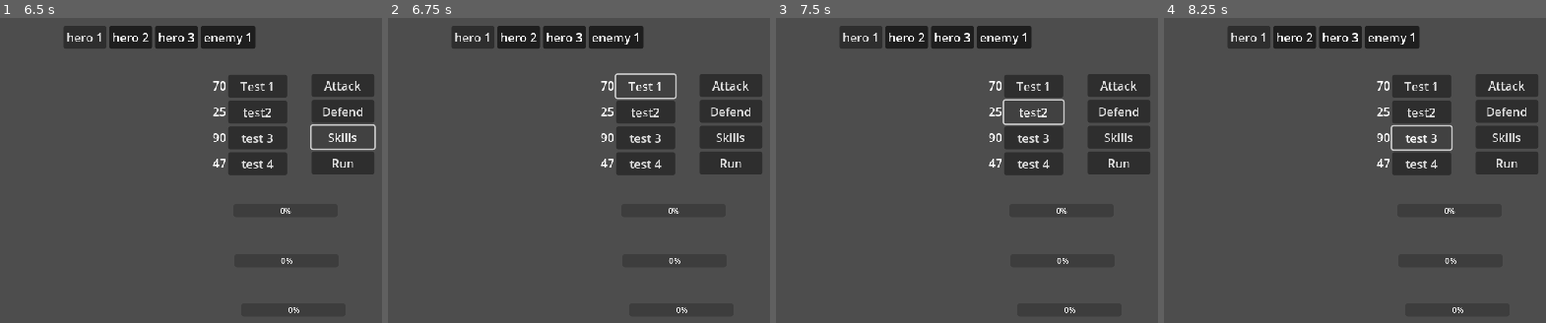
Above: before the commit, frames 1-4 (left to right).
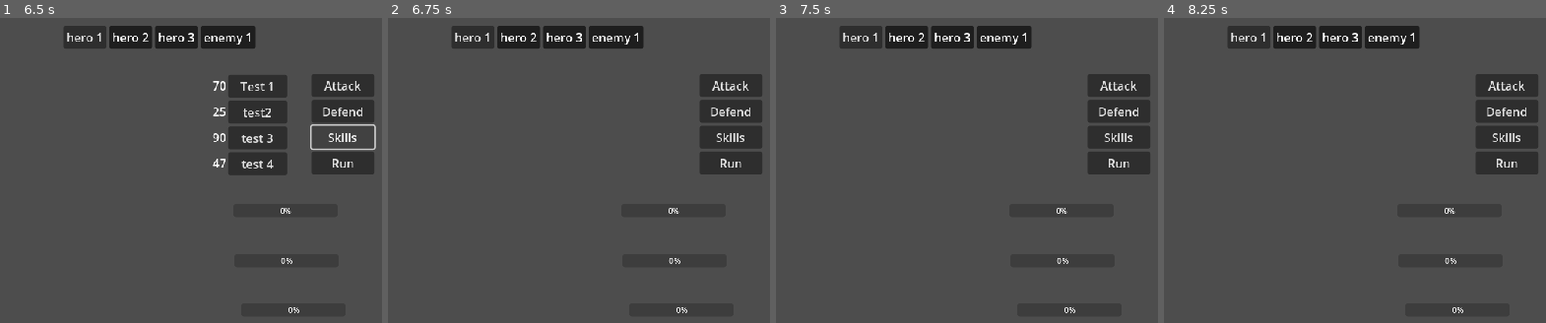
Above: after the commit, the same moments.

Repository: Tigeagle2/Final_team_game_CS399
Game: Godot game, scene res://scenes/battle.tscn
Two runs of this game, one before a commit and one after it. Both use one fixed random seed, a clock stepped at 60 frames per second and the inputs below. This scene is started directly instead of the project's main scene.
Inputs (mouse positions are in pixels of both pictures, inside the frame that each line leads up to):
- Up to frame 1 (6.5 s): click "hero 1" at 0.5 s; click "hero 2" at 1.25 s; click "hero 3" at 2 s; click "enemy 1" at 2.75 s; click "Run" at 3.5 s; click "Attack" at 4.25 s; click "Defend" at 5 s; click "Skills" at 5.75 s
- Up to frame 2 (6.75 s): click "Test 1" at 6.5 s
- Up to frame 3 (7.5 s): click (1031, 112) at 7.25 s, where only the run before the commit has a clickable "test2"
- Up to frame 4 (8.25 s): click (1419, 136) at 8 s, where only the run before the commit has a clickable "test 3"

Frame 1 is identical in both runs. In frame 2, 3.9% of the frame differs, in the area x 55-76%, y 18-52%; in frame 3, 3.9%; in frame 4, 3.9%.
Error before the commit: Invalid access to property or key 'same_team' on a base object of type 'Nil'. (res://scripts/ui_scripts/fight_ui_scripts/fight_screen_ui.gd:86)
Error after the commit: Invalid access to property or key 'same_team' on a base object of type 'Nil'. (res://scripts/ui_scripts/fight_ui_scripts/fight_screen_ui.gd:88)

Commit message:
worked on getting battle ready

Diff:
--- a/scenes/battle.tscn
+++ b/scenes/battle.tscn
@@ -20,6 +20,7 @@
 script = ExtResource("1_lpir7")
 
 [node name="TurnResolver" type="Node" parent="." node_paths=PackedStringArray("teams_array")]
+unique_name_in_owner = true
 script = ExtResource("2_22uqi")
 teams_array = [NodePath("../PlayerController"), NodePath("../EnemyController")]
 metadata/_custom_type_script = "uid://b01l4oduhqk8g"
@@ -30,14 +31,16 @@
 battler_array = [NodePath("../hero_infight_1/Battler"), NodePath("../hero_infight_2/Battler"), NodePath("../hero_infight_3/Battler")]
 metadata/_custom_type_script = "uid://b2tkn4g3ycy84"
 
-[node name="EnemyController" type="Node" parent="."]
+[node name="EnemyController" type="Node" parent="." node_paths=PackedStringArray("battler_array")]
 script = ExtResource("4_ekamt")
+battler_array = [NodePath("../enemy_1_marker/temp_enemy_battler")]
 metadata/_custom_type_script = "uid://cycclnep1466q"
 
 [node name="AudioStreamPlayer" type="AudioStreamPlayer" parent="."]
 
-[node name="fight_screen_ui" parent="." instance=ExtResource("1_dn72j")]
+[node name="fight_screen_ui" parent="." node_paths=PackedStringArray("turn_resolver") instance=ExtResource("1_dn72j")]
 unique_name_in_owner = true
+turn_resolver = NodePath("../TurnResolver")
 
 [node name="hero_infight_1" parent="." instance=ExtResource("2_th188")]
 unique_name_in_owner = true
--- a/scenes/player.gd
+++ b/scenes/player.gd
@@ -4,7 +4,7 @@
 const SPEED = 300.0
 
 func get_input():
-	var input_direction = Input.get_vector("ui_left","ui_right","ui_up","ui_down")
+	var input_direction = Input.get_vector("KEY_A","KEY_D","KEY_W","KEY_S")
 	velocity = input_direction * SPEED
 
 
--- a/scripts/ui_scripts/fight_ui_scripts/fight_screen_ui.gd
+++ b/scripts/ui_scripts/fight_ui_scripts/fight_screen_ui.gd
@@ -1,6 +1,7 @@
 extends Node2D
 
 var all_battlers: Array[Battler] = []
+@export var turn_resolver: Node
 ## Sends the info to the controller:
 ## index 0: attack, index 1: defend, index 2: run, index 3: skill 1, index 4: skill 2, index 5: skill 3, index 4: skill 4
 ## Array 0: hero 1, Array 1: hero 2, array 2: hero 3, array 3: enemy 1, and so forth
@@ -13,6 +14,7 @@
 var target = null
 # Called when the node enters the scene tree for the first time.
 func _ready() -> void:
+	turn_resolver.turn_resolved.connect(_on_turn_finished)
 	call_deferred("retrieve_all_battlers")
 
 # Called every frame. 'delta' is the elapsed time since the previous frame.
@@ -98,9 +100,13 @@
 	if target == null:
 		print("no target selected")
 		return
+	print(target)
+	print(target_array)
 	if target in target_array:
 		hero_moved.emit(move_index_stored, hero_num_stored, [target])
 		change_current_tab()
+	else:
+		print("invalid target")
 
 
 func _on_target_button_hero_1_pressed() -> void:
@@ -126,3 +132,5 @@
 func _on_target_button_enemy_3_pressed() -> void:
 	target = all_battlers[5]
 	target_selection()
+func _on_turn_finished():
+	change_current_tab()
--- a/scripts/ui_scripts/fight_ui_scripts/hero_ui.gd
+++ b/scripts/ui_scripts/fight_ui_scripts/hero_ui.gd
@@ -103,14 +103,14 @@
 	toggle_skill_menu()
 
 func _on_run_button_pressed() -> void:
-	hero_move.emit(2, hero_id)
+	pass
 
 func _on_skill_1_button_pressed() -> void:
 	if not skill_menu_open:
 		return
 	if skill_1_required_energy > energy:
 		return
-	hero_move.emit(3, hero_id)
+	hero_move.emit(2, hero_id)
 
 
 func _on_skill_2_button_pressed() -> void:
@@ -118,7 +118,7 @@
 		return
 	if skill_2_required_energy > energy:
 		return
-	hero_move.emit(4, hero_id)
+	hero_move.emit(3, hero_id)
 
 
 func _on_skill_3_button_pressed() -> void:
@@ -126,7 +126,7 @@
 		return
 	if skill_3_required_energy > energy:
 		return
-	hero_move.emit(5, hero_id)
+	hero_move.emit(4, hero_id)
 
 
 func _on_skill_4_button_pressed() -> void:
@@ -134,4 +134,4 @@
 		return
 	if skill_4_required_energy > energy:
 		return
-	hero_move.emit(6, hero_id)
+	hero_move.emit(5, hero_id)
